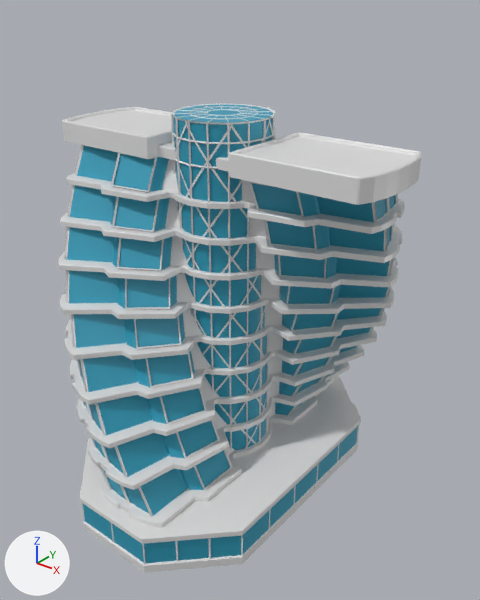
An edit to the Blender file Blender Models/Biology and Chemistry/DNA Building.blend, drawn before and after from the same camera.
One viewpoint serves both versions: a 50 mm camera at (7.46, -8.87, 9.47) aimed at (0.2, 0.19, 3.85). The lights are fixed; the arrows at lower left show +X, +Y and +Z.

Names of what the first picture shows: 'balcony.001', 'base', 'base wires', 'core.001', 'main structure', 'main structure.001', 'platform.001', 'wire core.001', 'wire helix.001', 'wire structure.001', 'wire structure.002'.
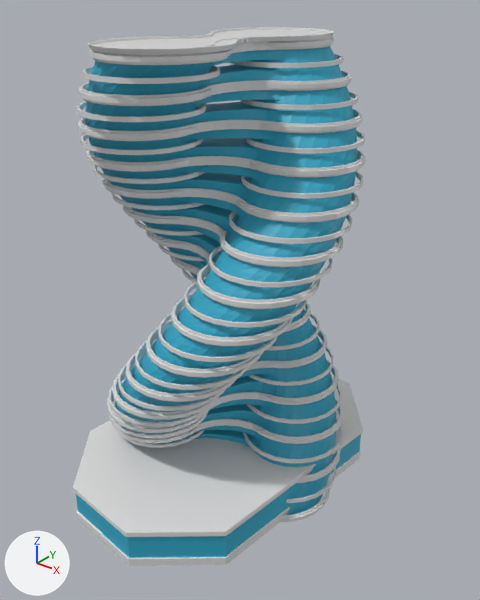
ob_main_empty is not drawn itself; it is used by a modifier of ob_main_structure, ob_main_structure_001, ob_wire_structure_001, ob_wire_structure_002.
ob_wire_empty_1 is not drawn itself; it is used by a modifier of ob_wire_helix_001.

Where the change shows, as pixel boxes (x1, y1, x2, y2) in the pictures (480 x 600 px):
'core connected', added (cyan): after (86, 40, 357, 515)
'main structure.001', deleted: before (58, 145, 242, 528)
'base', turned, modifiers changed: before (80, 376, 360, 573); after (73, 375, 363, 566)
'rings', added: after (77, 37, 366, 522)
'main structure', deleted: before (241, 180, 405, 425)
'platform.001', deleted: before (62, 107, 421, 205)
'core.001', deleted (cyan): before (174, 104, 273, 450)
'rings connected', added: after (79, 37, 364, 518)
'balcony.001', deleted: before (173, 192, 272, 458)
'roof', added: after (88, 27, 334, 55)
'wire core.001', deleted: before (171, 104, 275, 449)
'wire structure.001', deleted: before (64, 145, 233, 516)
'wire helix.001', deleted: before (173, 119, 273, 449)
'wire structure.002', deleted: before (249, 182, 398, 416)
'base wires', deleted: before (81, 426, 359, 565)

What changed in the scene script:
```text
Remove ob_main_structure:
    ob_main_structure = bpy.data.objects.new('main structure', me_plane_006)
Remove ob_main_empty:
    ob_main_empty = bpy.data.objects.new('main Empty', None)
Remove ob_core_001:
    ob_core_001 = bpy.data.objects.new('core.001', me_cylinder_006)
Remove ob_balcony_001:
    ob_balcony_001 = bpy.data.objects.new('balcony.001', me_cylinder_007)
Remove ob_platform_001:
    ob_platform_001 = bpy.data.objects.new('platform.001', me_plane_007)
Remove ob_wire_core_001:
    ob_wire_core_001 = bpy.data.objects.new('wire core.001', me_cylinder_008)
Remove ob_wire_helix_001:
    ob_wire_helix_001 = bpy.data.objects.new('wire helix.001', me_plane_009)
Remove ob_wire_empty_1:
    ob_wire_empty_1 = bpy.data.objects.new('wire Empty', None)
Remove ob_main_structure_001:
    ob_main_structure_001 = bpy.data.objects.new('main structure.001', me_plane_012)
Change ob_base:
    ob_base.rotation_euler: (0.0, 0.0, 0.0) -> (0.0, 0.0, -0.0982)  # degrees (0, 0, 0) -> degrees (0, 0, -5.6)
    where _m = ob_base.modifiers.new('Bevel', 'BEVEL')
    remove _m.angle_limit = 1.396
    _m.width: 0.03 -> 0.05
    _m.width_pct: 0.03 -> 0.05
Remove ob_base_wires:
    ob_base_wires = bpy.data.objects.new('base wires', me_cube_001)
Remove ob_wire_structure_001:
    ob_wire_structure_001 = bpy.data.objects.new('wire structure.001', me_plane_013)
Remove ob_wire_structure_002:
    ob_wire_structure_002 = bpy.data.objects.new('wire structure.002', me_plane_008)
Add ob_rings:
    ob_rings = bpy.data.objects.new('rings', me_circle_004)  # 2784 vertices, 1392 faces; spans x -2.4..2.4, y -2.4..2.4, z 0.04..8.51; in mat_1_primary (light grey #e2e2e2); modifiers SOLIDIFY
    ob_rings.location = (0.0, 0.0, 0.0)
Add ob_roof:
    ob_roof = bpy.data.objects.new('roof', me_circle_002)  # 259 vertices, 236 faces; spans x -2.09..0.0, y -0.9..0.9, z 0.14..0.22; in mat_1_primary (light grey #e2e2e2); modifiers MIRROR
    ob_roof.location = (0.0, 0.0, 8.41)
    ob_roof.rotation_euler = (0.0, 0.0, 1.571)  # degrees (0, 0, 90)
    ob_roof.scale = (1.19, 1.19, 0.9)
Add ob_rings_connected:
    ob_rings_connected = bpy.data.objects.new('rings connected', me_circle_008.copy())  # the mesh of ob_rings_connected; modifiers SOLIDIFY
    ob_rings_connected.location = (0.0, 0.0, 0.0)
Add ob_core_connected:
    ob_core_connected = bpy.data.objects.new('core connected', me_circle_006)  # 3528 vertices, 3360 faces; spans x -2.3..2.3, y -2.3..2.3, z 0.0..8.55; in mat_2_secondary (cyan #2b9bb8); modifiers BEVEL
    ob_core_connected.location = (0.0, 0.0, 0.0)
```
